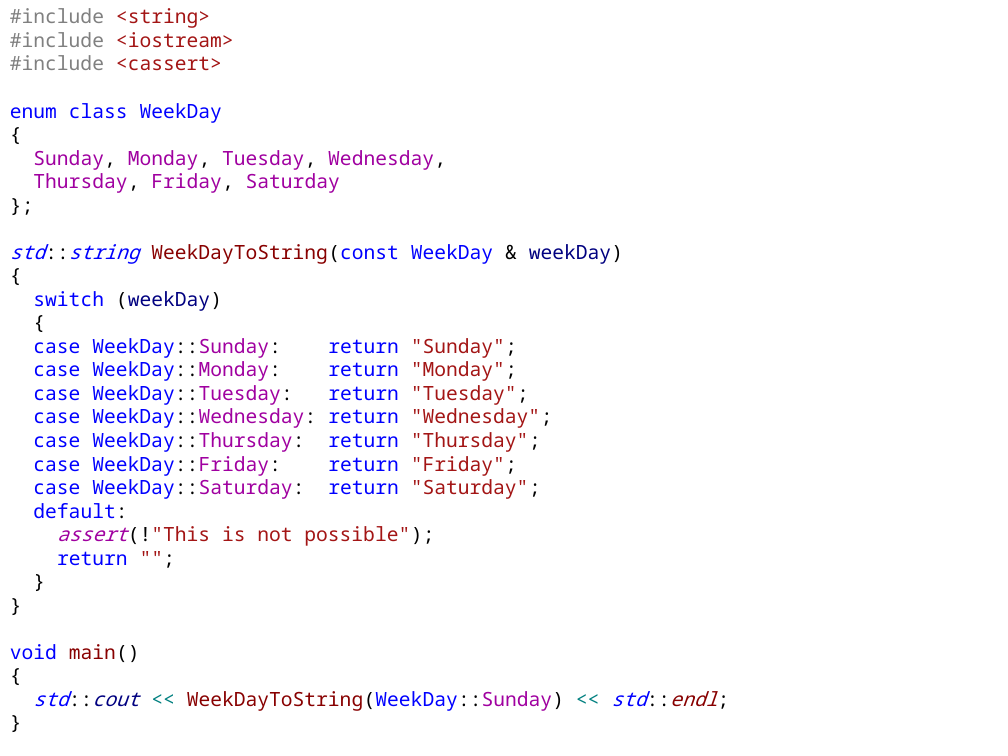
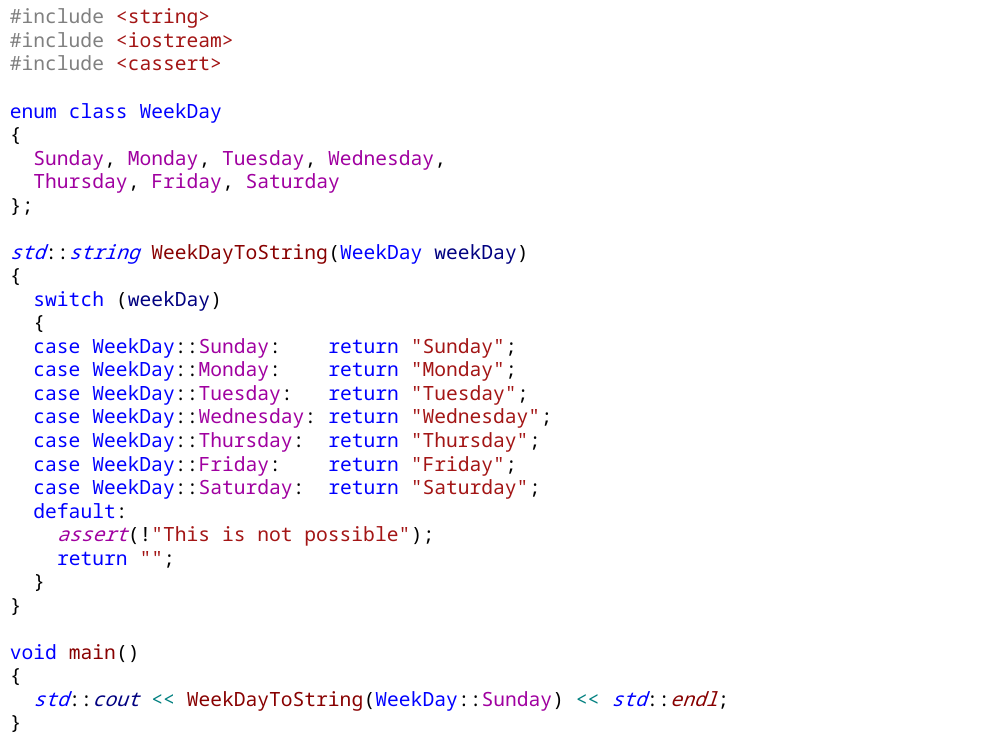
Before and after one commit to alexey-malov/oop, a slide deck: slide 72 of lectures/01/Синтаксис C++.pptx. Drawn at 1008x756 pixels with LibreOffice and Linux fonts; fonts in the diff are those of the drawing. Boxes give left, top, right and bottom in pixels: in the first picture for what was removed or moved away, otherwise in the second. Text is boxed around its words. In the diff, an @@ line names an element or a change of style, - is before the commit and + after.

```diff
--- a/lectures/01/Синтаксис C++.pptx
+++ b/lectures/01/Синтаксис C++.pptx
@@ text at [10,244,528,264]: text changed @@
-std::string WeekDayToString(const WeekDay & weekDay)
+std::string WeekDayToString(WeekDay weekDay)
```
Also in this commit, not shown: 10 slides added.
